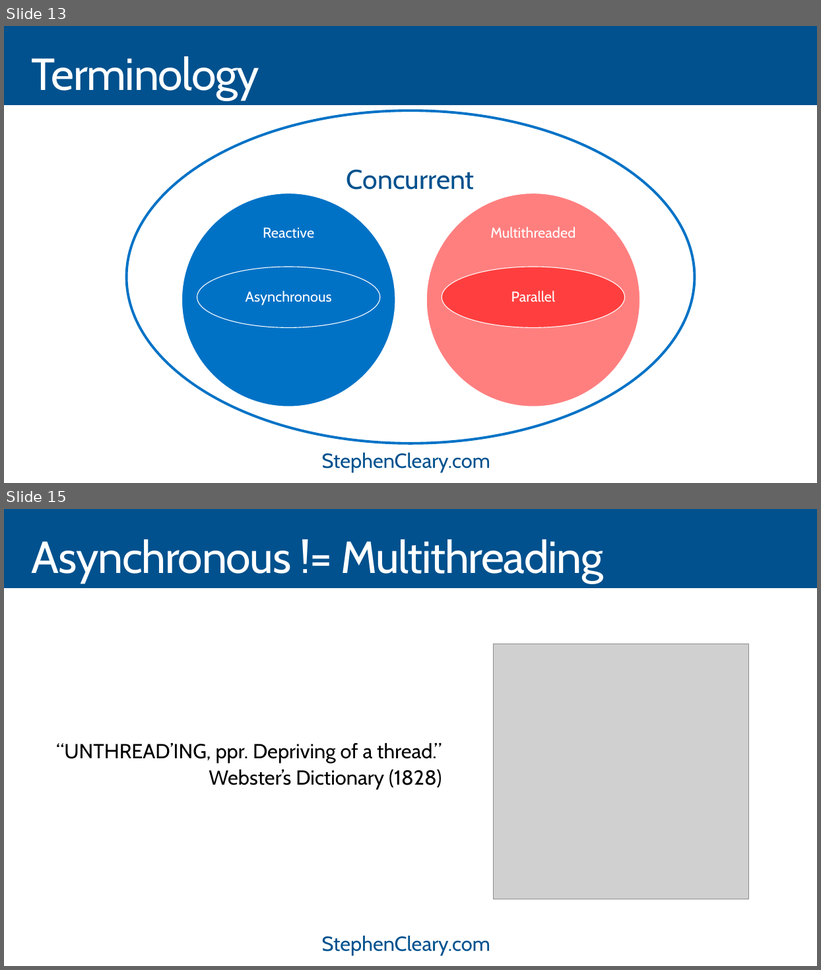
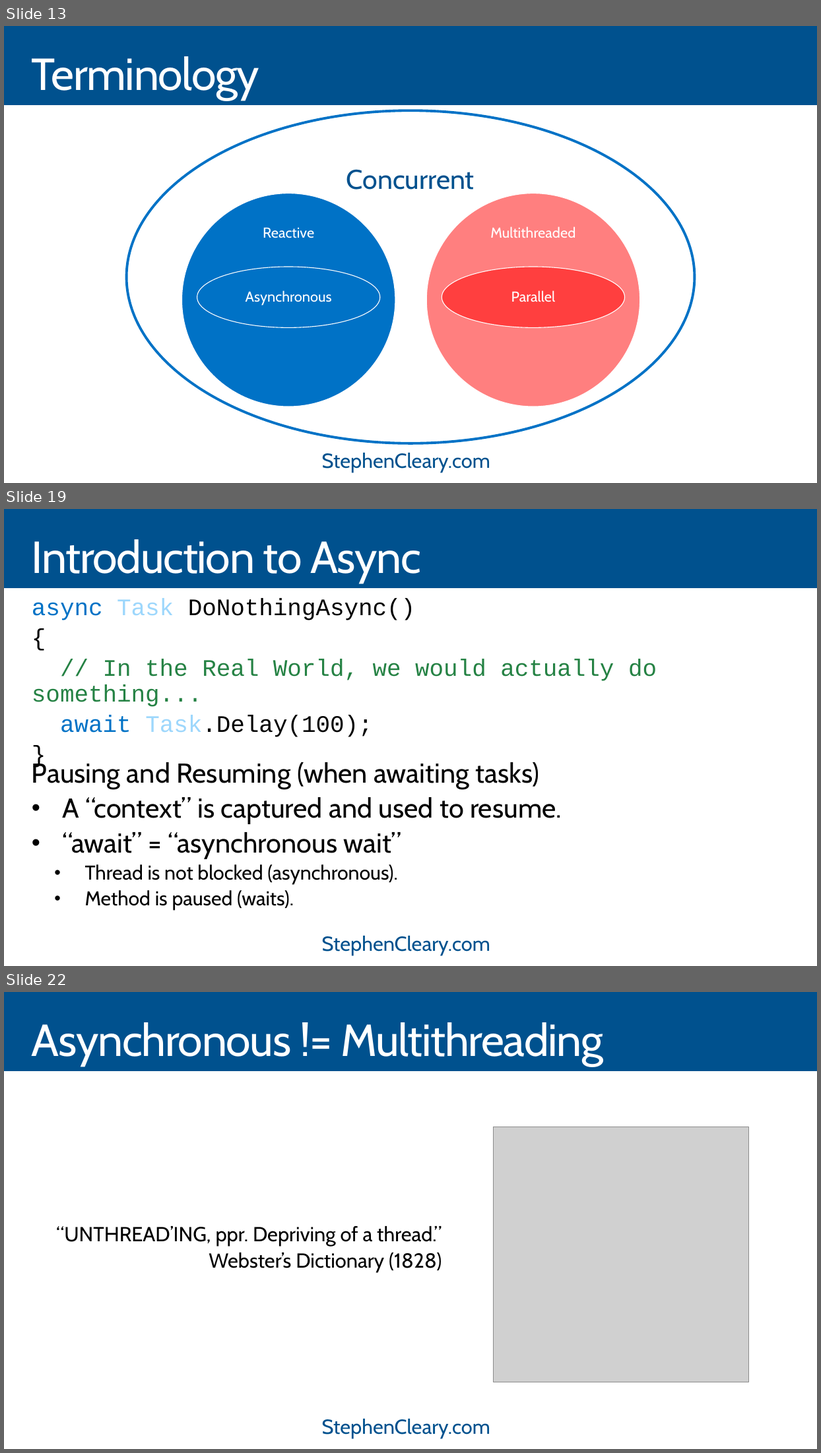
Before and after one commit to StephenCleary/Presentations, a slide deck: Asynchronous Parallel Reactive - HELP!/Asynchronous Parallel Reactive Help - 16.9.pptx. Shown one above the other, each under a label of ours: slides 13 and 15 before the commit, slides 13, 19 and 22 after it; the slides between them are not shown. The pictures are 821x970 and 821x1453 pixels, drawn with LibreOffice and Linux fonts; fonts in the diff are those of the drawing; grey boxes stand for pictures. Boxes give left, top, right and bottom in pixels: in the first picture for what was removed or moved away, otherwise in the second. Text is boxed around its words. In the diff, an @@ line names an element or a change of style, - is before the commit and + after.

```diff
--- a/Asynchronous Parallel Reactive - HELP!/Asynchronous Parallel Reactive Help - 16.9.pptx
+++ b/Asynchronous Parallel Reactive - HELP!/Asynchronous Parallel Reactive Help - 16.9.pptx
@@ slide 19 added at [4,509,817,966], background #00518E; not listed: 3 template elements that a slide beside it also shows @@
@@ title added at [32,539,421,584], 52.9 pt, text #FFFFFF @@
+Introduction to Async
@@ text added at [32,598,657,737], 28 pt, text #258244 @@
+async Task DoNothingAsync()
+{
+// In the Real World, we would actually do something...
+await Task.Delay(100);
+}
@@ text added at [32,760,562,910], 32.4 pt, text #000000 @@
+Pausing and Resuming (when awaiting tasks)
+• A “context” is captured and used to resume.
+• “await” = “asynchronous wait”
+  • Thread is not blocked (asynchronous).
+  • Method is paused (waits).
@@ what was slide 15 is now slide 22 @@
```
Also in this commit, not shown: 2 slides changed, 6 other slides added.
